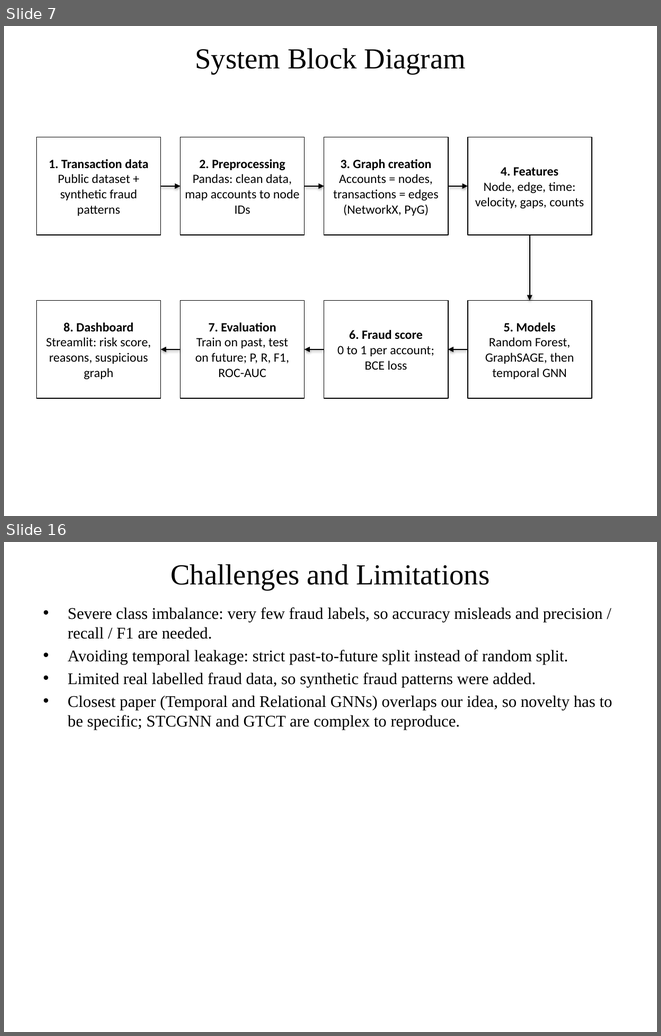
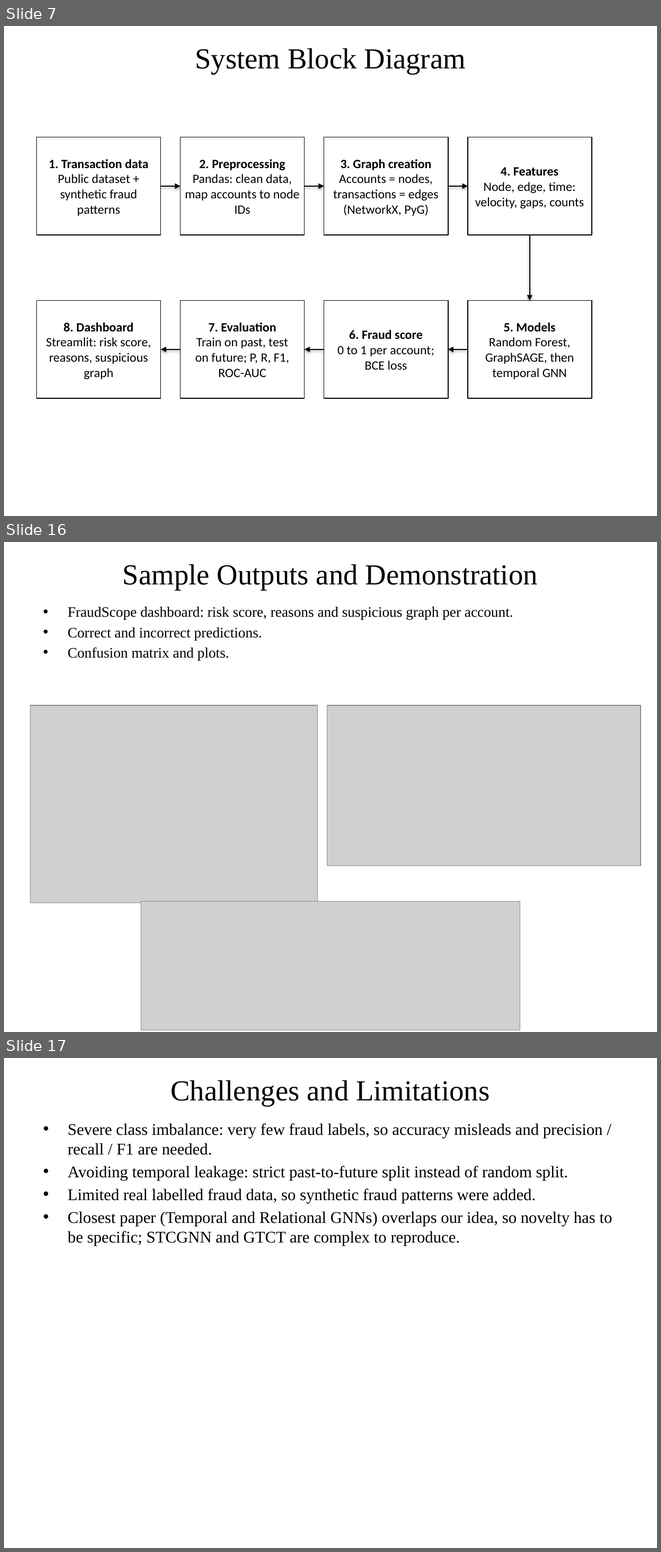
Before and after one commit to ImGhost7/Fraudscope, a slide deck: FraudScope_DL_Project_Implementation.pptx. Shown one above the other, each under a label of ours: slides 7 and 16 before the commit, slides 7, 16 and 17 after it; the slides between them are not shown. The pictures are 661x1036 and 661x1552 pixels, drawn with LibreOffice and Linux fonts; fonts in the diff are those of the drawing; grey boxes stand for pictures. Boxes give left, top, right and bottom in pixels: in the first picture for what was removed or moved away, otherwise in the second. Text is boxed around its words. In the diff, an @@ line names an element or a change of style, - is before the commit and + after.

```diff
--- a/FraudScope_DL_Project_Implementation.pptx
+++ b/FraudScope_DL_Project_Implementation.pptx
@@ slide 16 added at box(4, 542, 657, 1032), background #FFFFFF @@
@@ title added at box(123, 564, 538, 590), 32 pt, text #000000 @@
+Sample Outputs and Demonstration
@@ text added at box(68, 607, 513, 660), 16 pt, text #000000 @@
+• FraudScope dashboard: risk score, reasons and suspicious graph per account.
+• Correct and incorrect predictions.
+• Confusion matrix and plots.
@@ picture added at box(30, 705, 317, 902) @@
@@ picture added at box(327, 705, 641, 865) @@
@@ picture added at box(141, 901, 520, 1030) @@
@@ what was slide 16 is now slide 17 @@
```
Also in this commit, not shown: 10 slides changed, 20 other files.
